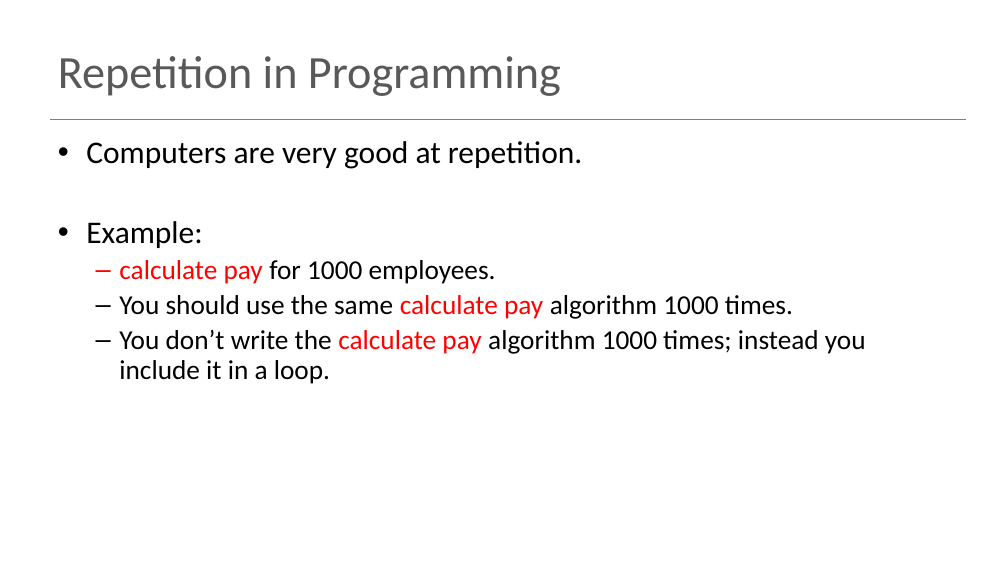
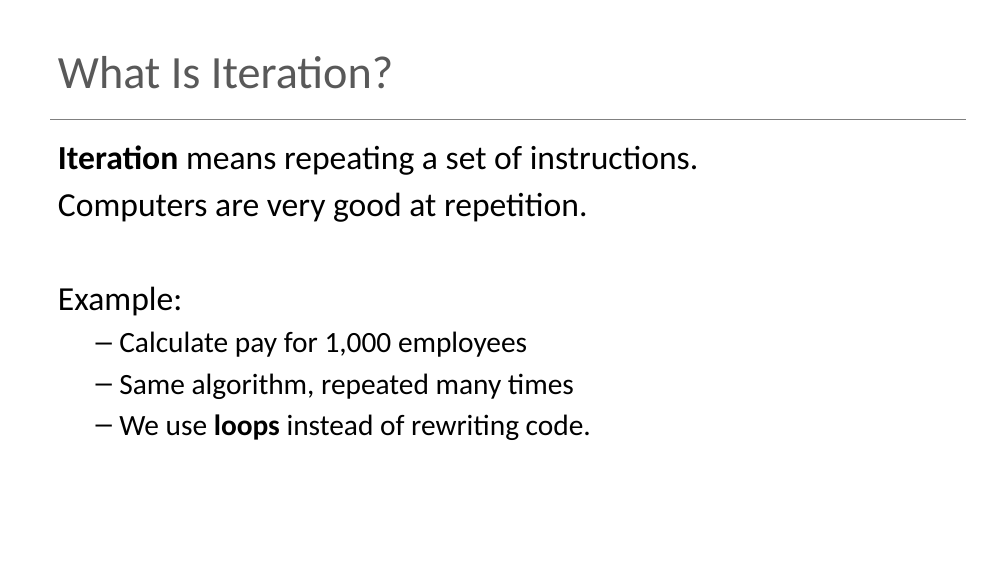
Before and after one commit to Programming-Fundamentals-SETU/prog-fund-2-jan-26, a slide deck: slide 3 of topic02-primitive-arrays/unit-02a-lectures/talk-2-loop-recap/b-iteration-while.pptx (slide 4 before the commit). Drawn at 1008x567 pixels with LibreOffice and Linux fonts; fonts in the diff are those of the drawing. Boxes give left, top, right and bottom in pixels: in the first picture for what was removed or moved away, otherwise in the second. Text is boxed around its words. In the diff, an @@ line names an element or a change of style, - is before the commit and + after.

```diff
--- a/topic02-primitive-arrays/unit-02a-lectures/talk-2-loop-recap/b-iteration-while.pptx
+++ b/topic02-primitive-arrays/unit-02a-lectures/talk-2-loop-recap/b-iteration-while.pptx
@@ title at [58, 56, 393, 89]: text changed @@
-Repetition in Programming
+What Is Iteration?
@@ text at [58, 145, 699, 175]: paragraph added @@
+Iteration means repeating a set of instructions.
@@ text at [58, 192, 587, 316]: size 30 to 32 pt in "Computers are very good at repetition.", "Example:"; bullet • to none; line spacing 0.9 to 1 @@
@@ text at [119, 331, 591, 440]: text changed; size 26 to 28 pt @@
-  – calculate pay for 1000 employees.
-  – You should use the same calculate pay algorithm 1000 times.
-  – You don’t write the calculate pay algorithm 1000 times; instead you include it in a loop.
+  – Calculate pay for 1,000 employees
+  – Same algorithm, repeated many times
+  – We use loops instead of rewriting code.
```
Also in this commit, not shown: 3 other slides changed, 4 slides added, 1 slide removed, 17 other files.
